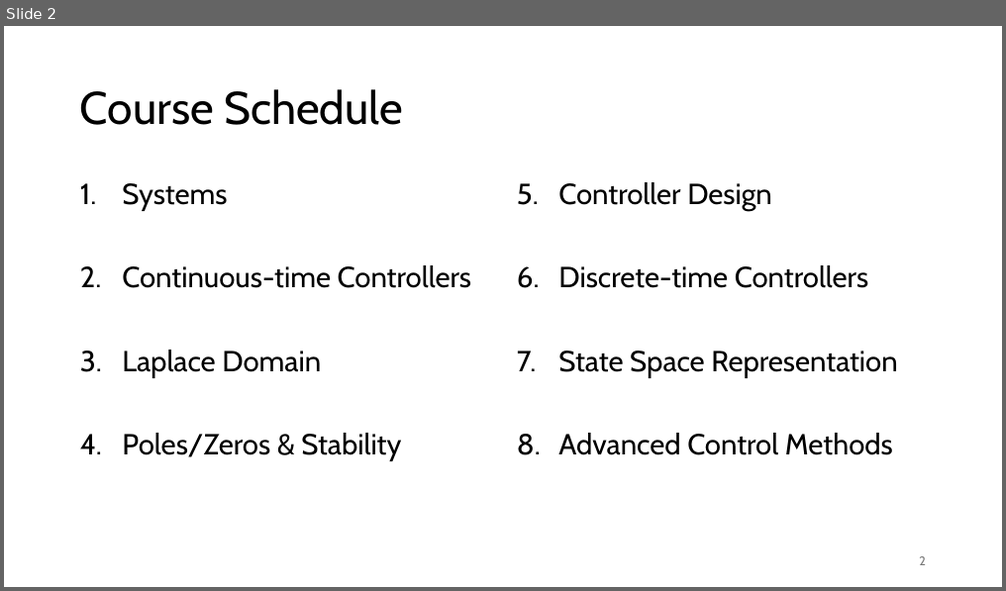
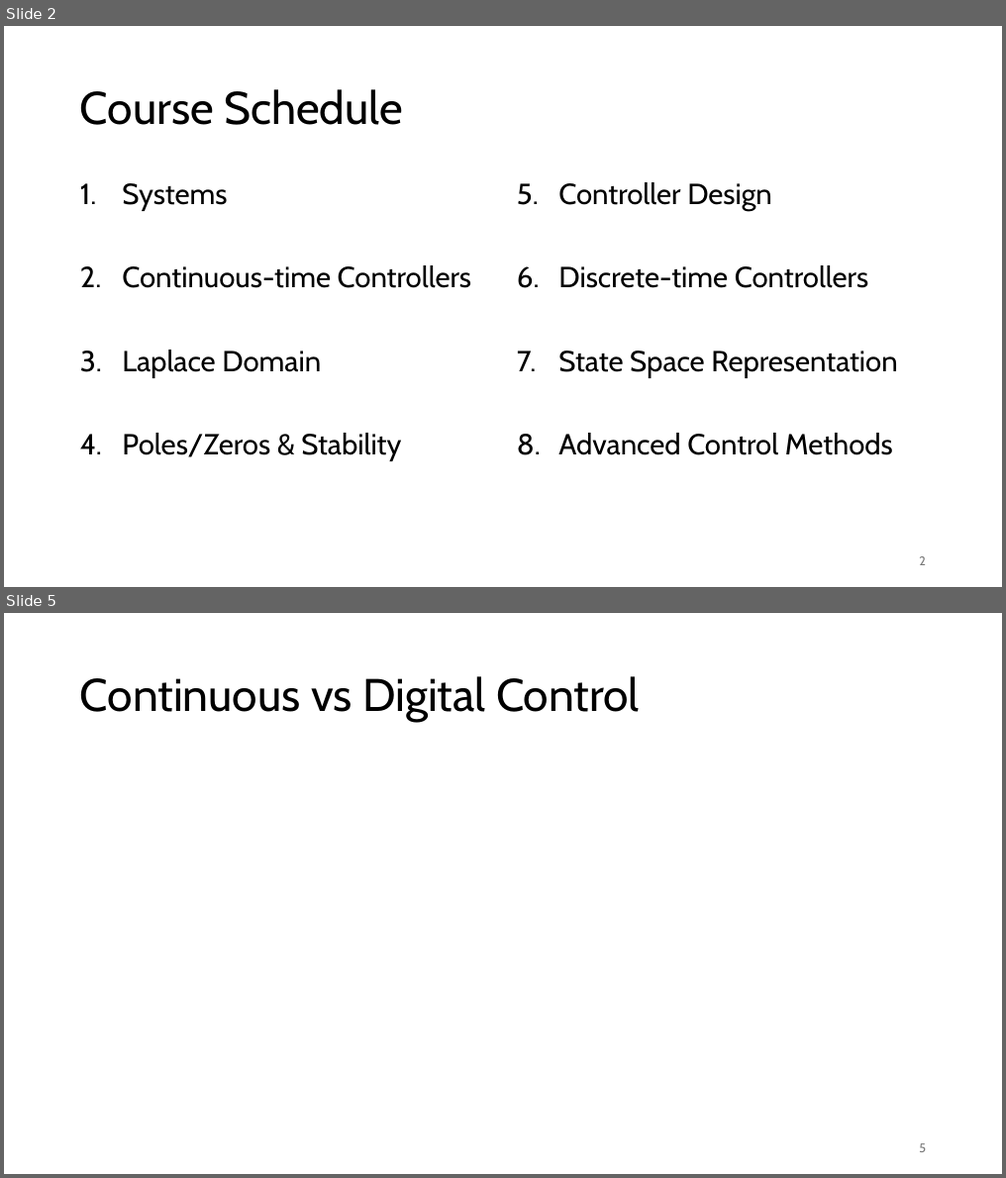
Before and after one commit to FelixWick/control_engineering, a slide deck: slides/6_discrete_controllers.pptx. Shown one above the other, each under a label of ours: slide 2 before the commit, slides 2 and 5 after it; the slides between them are not shown. The pictures are 1006x591 and 1006x1178 pixels, drawn with LibreOffice and Linux fonts; fonts in the diff are those of the drawing; grey boxes stand for pictures. Boxes give left, top, right and bottom in pixels: in the first picture for what was removed or moved away, otherwise in the second. Text is boxed around its words. In the diff, an @@ line names an element or a change of style, - is before the commit and + after.

```diff
--- a/slides/6_discrete_controllers.pptx
+++ b/slides/6_discrete_controllers.pptx
@@ slide 5 added at <box>4,613,1002,1174</box>, background #FFFFFF @@
@@ title added at <box>80,676,640,722</box>, 44 pt, text #000000 @@
+Continuous vs Digital Control
@@ page number added at <box>919,1144,926,1153</box>, 12 pt, text #797979 @@
+5
```
Also in this commit, not shown: 5 slides changed, 15 other slides added, 1 slide removed.
